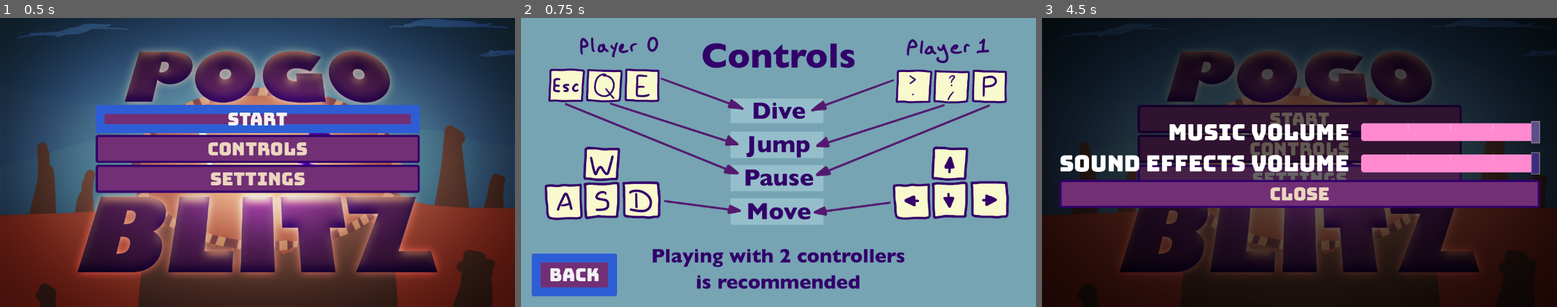
Above: before the commit, frames 1-3 (left to right).
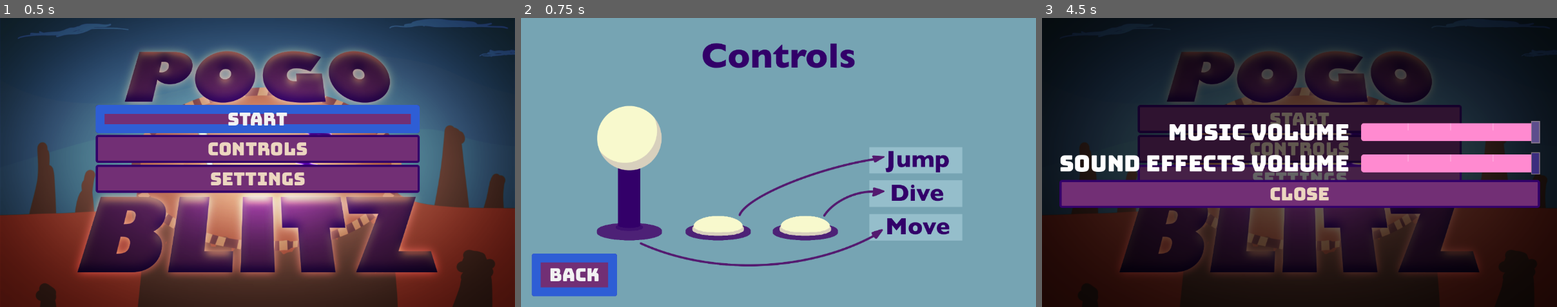
Above: after the commit, the same moments.

Repository: proximadams/Lucky-Erik-Alex-Jam-2025
Game: Godot game, scene res://UI/TitleScreen.tscn
The game is run twice, just before and just after one commit, with the same random seed, the same clock (stepped at 60 frames per second) and the same inputs. Sound files missing from this copy of the repository are replaced by a short silence.
Inputs:
- Up to frame 1 (0.5 s): no input
- Up to frame 2 (0.75 s): click "Controls" at 0.5 s
- Up to frame 3 (4.5 s): click "Start" at 1.25 s; click "Start" at 2 s; click "Start" at 2.75 s; click "Back" at 3.5 s; click "Settings" at 4.25 s

Frame 1 is identical in both runs. In frame 2, 29% of the frame differs, in the area x 4-95%, y 6-94%; in frame 3, nothing differs.

Commit message:
controls visual improvement

Diff:
--- a/UI/TitleScreen.tscn
+++ b/UI/TitleScreen.tscn
@@ -1,11 +1,9 @@
-[gd_scene load_steps=7 format=3 uid="uid://dkuvfiredapns"]
+[gd_scene load_steps=5 format=3 uid="uid://dkuvfiredapns"]
 
 [ext_resource type="Script" uid="uid://bw6vgtpq5ypg2" path="res://UI/title_screen.gd" id="1_o0vp8"]
 [ext_resource type="Texture2D" uid="uid://2lufd6f1gpk5" path="res://UI/TitleImage.png" id="2_308d5"]
 [ext_resource type="Theme" uid="uid://b807bm2g6mjc8" path="res://UI/Themes/ButtonTheme.tres" id="3_d1n7v"]
-[ext_resource type="Texture2D" uid="uid://0dnw0ptxjc0r" path="res://UI/Controls_Screen_0.png" id="4_l6lil"]
-[ext_resource type="Texture2D" uid="uid://bdn437voeooon" path="res://UI/Controls_Screen_1.png" id="5_si4c3"]
-[ext_resource type="Texture2D" uid="uid://bsu31pfihd6xf" path="res://UI/Controls_Screen_2.png" id="6_vhtuf"]
+[ext_resource type="Texture2D" uid="uid://dx81tprt7m0v2" path="res://UI/Controls_Screen_Winnitron.png" id="4_ag8pb"]
 
 [node name="TitleScreen" type="CanvasLayer"]
 script = ExtResource("1_o0vp8")
@@ -58,7 +56,7 @@
 grow_horizontal = 2
 grow_vertical = 2
 
-[node name="ControlsTextureRect0" type="TextureRect" parent="Controls"]
+[node name="ControlsTextureRect" type="TextureRect" parent="Controls"]
 show_behind_parent = true
 layout_mode = 1
 anchors_preset = 15
@@ -66,31 +64,7 @@
 anchor_bottom = 1.0
 grow_horizontal = 2
 grow_vertical = 2
-texture = ExtResource("4_l6lil")
-expand_mode = 5
-
-[node name="ControlsTextureRect1" type="TextureRect" parent="Controls"]
-visible = false
-show_behind_parent = true
-layout_mode = 1
-anchors_preset = 15
-anchor_right = 1.0
-anchor_bottom = 1.0
-grow_horizontal = 2
-grow_vertical = 2
-texture = ExtResource("5_si4c3")
-expand_mode = 5
-
-[node name="ControlsTextureRect2" type="TextureRect" parent="Controls"]
-visible = false
-show_behind_parent = true
-layout_mode = 1
-anchors_preset = 15
-anchor_right = 1.0
-anchor_bottom = 1.0
-grow_horizontal = 2
-grow_vertical = 2
-texture = ExtResource("6_vhtuf")
+texture = ExtResource("4_ag8pb")
 expand_mode = 5
 
 [node name="BackButton" type="Button" parent="Controls"]
@@ -108,7 +82,6 @@
 
 [connection signal="pressed" from="VBoxContainer/StartButton" to="." method="_on_button_pressed"]
 [connection signal="pressed" from="VBoxContainer/ControlsButton" to="." method="one_layer_deeper_back_stack"]
-[connection signal="pressed" from="VBoxContainer/ControlsButton" to="." method="refresh_controller_instructions"]
 [connection signal="pressed" from="VBoxContainer/ControlsButton" to="Controls/BackButton" method="grab_focus"]
 [connection signal="pressed" from="VBoxContainer/ControlsButton" to="Controls" method="set_visible" binds= [true]]
 [connection signal="pressed" from="VBoxContainer/SettingsButton" to="." method="_on_show_settings"]
--- a/UI/title_screen.gd
+++ b/UI/title_screen.gd
@@ -2,21 +2,12 @@
 
 func _ready() -> void:
 	$VBoxContainer/StartButton.grab_focus()
-	var _res = Input.connect('joy_connection_changed', _on_joy_connection_changed)
 
 func _on_button_pressed() -> void:
 	get_tree().change_scene_to_file('res://Environments/Hoodoo/Round1.tscn')
 
 func _on_show_settings() -> void:
 	PauseMenu.toggle_pause()
-
-func refresh_controller_instructions():
-	$Controls/ControlsTextureRect0.visible = (Global.numDevicesConnected == 0)
-	$Controls/ControlsTextureRect1.visible = (Global.numDevicesConnected == 1)
-	$Controls/ControlsTextureRect2.visible = (Global.numDevicesConnected == 2)
-
-func _on_joy_connection_changed(_device: int, _connected: bool) -> void:
-	refresh_controller_instructions()
 
 func one_layer_deeper_back_stack() -> void:
 	Global.instantExitEnabled = false
--- a/project.godot
+++ b/project.godot
@@ -33,6 +33,8 @@
 , Object(InputEventKey,"resource_local_to_scene":false,"resource_name":"","device":0,"window_id":0,"alt_pressed":false, …(185 unchanged characters)…
 , Object(InputEventKey,"resource_local_to_scene":false,"resource_name":"","device":0,"window_id":0,"alt_pressed":false, …(181 unchanged characters)…
 , Object(InputEventJoypadButton,"resource_local_to_scene":false,"resource_name":"","device":-1,"button_index":0,"pressure":0.0,"pressed":false,"script":null)
+, Object(InputEventKey,"resource_local_to_scene":false,"resource_name":"","device":-1,"window_id":0,"alt_pressed":false,"shift_pressed":false,"ctrl_pressed":false,"meta_pressed":false,"pressed":false,"keycode":0,"physical_keycode":46,"key_label":0,"unicode":46,"location":0,"echo":false,"script":null)
+, Object(InputEventKey,"resource_local_to_scene":false,"resource_name":"","device":-1,"window_id":0,"alt_pressed":false,"shift_pressed":false,"ctrl_pressed":false,"meta_pressed":false,"pressed":false,"keycode":0,"physical_keycode":96,"key_label":0,"unicode":96,"location":0,"echo":false,"script":null)
 ]
 }
 ui_left={
@@ -40,6 +42,7 @@
 "events": [Object(InputEventKey,"resource_local_to_scene":false,"resource_name":"","device":0,"window_id":0,"alt_presse …(194 unchanged characters)…
 , Object(InputEventJoypadButton,"resource_local_to_scene":false,"resource_name":"","device":-1,"button_index":13,"pressure":0.0,"pressed":false,"script":null)
 , Object(InputEventJoypadMotion,"resource_local_to_scene":false,"resource_name":"","device":-1,"axis":0,"axis_value":-1.0,"script":null)
+, Object(InputEventKey,"resource_local_to_scene":false,"resource_name":"","device":-1,"window_id":0,"alt_pressed":false,"shift_pressed":false,"ctrl_pressed":false,"meta_pressed":false,"pressed":false,"keycode":0,"physical_keycode":65,"key_label":0,"unicode":97,"location":0,"echo":false,"script":null)
 ]
 }
 ui_right={
@@ -47,6 +50,7 @@
 "events": [Object(InputEventKey,"resource_local_to_scene":false,"resource_name":"","device":0,"window_id":0,"alt_presse …(194 unchanged characters)…
 , Object(InputEventJoypadButton,"resource_local_to_scene":false,"resource_name":"","device":-1,"button_index":14,"pressure":0.0,"pressed":false,"script":null)
 , Object(InputEventJoypadMotion,"resource_local_to_scene":false,"resource_name":"","device":-1,"axis":0,"axis_value":1.0,"script":null)
+, Object(InputEventKey,"resource_local_to_scene":false,"resource_name":"","device":-1,"window_id":0,"alt_pressed":false,"shift_pressed":false,"ctrl_pressed":false,"meta_pressed":false,"pressed":false,"keycode":0,"physical_keycode":68,"key_label":0,"unicode":100,"location":0,"echo":false,"script":null)
 ]
 }
 ui_up={
@@ -54,6 +58,7 @@
 "events": [Object(InputEventKey,"resource_local_to_scene":false,"resource_name":"","device":0,"window_id":0,"alt_presse …(194 unchanged characters)…
 , Object(InputEventJoypadButton,"resource_local_to_scene":false,"resource_name":"","device":-1,"button_index":11,"pressure":0.0,"pressed":false,"script":null)
 , Object(InputEventJoypadMotion,"resource_local_to_scene":false,"resource_name":"","device":-1,"axis":1,"axis_value":-1.0,"script":null)
+, Object(InputEventKey,"resource_local_to_scene":false,"resource_name":"","device":-1,"window_id":0,"alt_pressed":false,"shift_pressed":false,"ctrl_pressed":false,"meta_pressed":false,"pressed":false,"keycode":0,"physical_keycode":87,"key_label":0,"unicode":119,"location":0,"echo":false,"script":null)
 ]
 }
 ui_down={
@@ -61,6 +66,7 @@
 "events": [Object(InputEventKey,"resource_local_to_scene":false,"resource_name":"","device":0,"window_id":0,"alt_presse …(194 unchanged characters)…
 , Object(InputEventJoypadButton,"resource_local_to_scene":false,"resource_name":"","device":-1,"button_index":12,"pressure":0.0,"pressed":false,"script":null)
 , Object(InputEventJoypadMotion,"resource_local_to_scene":false,"resource_name":"","device":-1,"axis":1,"axis_value":1.0,"script":null)
+, Object(InputEventKey,"resource_local_to_scene":false,"resource_name":"","device":-1,"window_id":0,"alt_pressed":false,"shift_pressed":false,"ctrl_pressed":false,"meta_pressed":false,"pressed":false,"keycode":0,"physical_keycode":83,"key_label":0,"unicode":115,"location":0,"echo":false,"script":null)
 ]
 }
 restart.0={
Binary file added: UI/Controls_Screen_Winnitron.png
Not shown, added: UI/Controls_Screen_Winnitron.png.import
